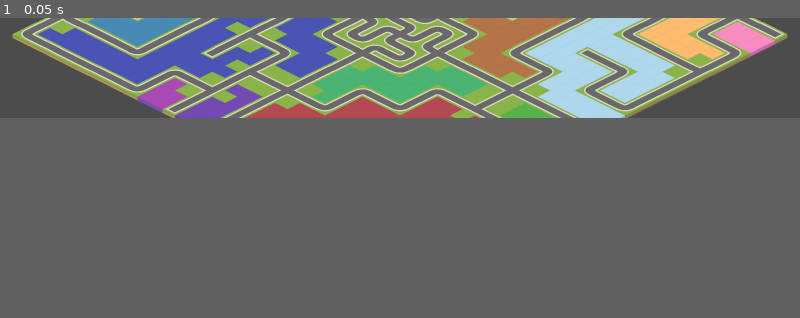
Above: before the commit, frame 1.
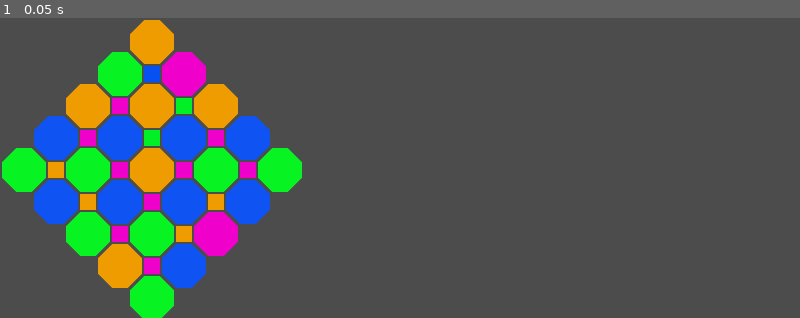
Above: after the commit, the same moment.

Repository: Pe3Hu/hapori
Game: Godot game, scene res://main/main.tscn
The game is run twice, just before and just after one commit, with the same random seed, the same clock (stepped at 60 frames per second) and the same inputs.
Inputs:
- Up to frame 1 (0.05 s): no input
The window is 800x100 before the commit and 800x300 after it. Grey fills any space a smaller window leaves; there, only what the larger window draws over its background counts as a difference.

The runs differ from the first frame. In frame 1, 42% of the frame differs, in the area x 0-99%, y 0-100%.

Commit message:
version 0.13
1. reactor added
2. Four color theorem added to reactor map

Diff:
--- a/main/global.gd
+++ b/main/global.gd
@@ -27,6 +27,7 @@
 	primary_key.coast = 0
 	primary_key.cluster = 0
 	primary_key.booty = 0
+	primary_key.sector = 0
 
 func init_booty():
 	booty_list = {}
--- a/main/main.gd
+++ b/main/main.gd
@@ -136,7 +136,7 @@
 	init_alternatives()
 	init_recipes()
 	init_souls()
-	ready = true
+	#ready = true
 
 func _process(delta):
 	if ready:
--- a/main/main.tscn
+++ b/main/main.tscn
@@ -1,7 +1,7 @@
 [gd_scene load_steps=3 format=2]
 
 [ext_resource path="res://main/main.gd" type="Script" id=1]
-[ext_resource path="res://maze/maze_isometric.tscn" type="PackedScene" id=2]
+[ext_resource path="res://reactor/reactor.tscn" type="PackedScene" id=3]
 
 [node name="main" type="Control"]
 anchor_right = 1.0
@@ -11,4 +11,4 @@
 "_edit_use_anchors_": false
 }
 
-[node name="maze" parent="." instance=ExtResource( 2 )]
+[node name="reactor" parent="." instance=ExtResource( 3 )]
--- a/maze/init_maze.gd
+++ b/maze/init_maze.gd
@@ -42,21 +42,19 @@
 var clusters = []
 
 var a = 31
-var tile_size = 64  # tile size (in pixels)
 var width = a  # width of map (in tiles)
 var height = a # height of map (in tiles)
 var zoom = 2
-var half
+var center
 
 # get a reference to the map for convenience
-onready var map = $tileMap
+onready var map = $map
 
 func _ready():
-	$camera2D.zoom = Vector2(zoom, zoom)
-	$camera2D.position = map.map_to_world(Vector2(width/2*1.25, height/2*1.35))
-
-	half = ceil(height / 2)
-	tile_size = map.cell_size
+	$camera.zoom = Vector2(zoom, zoom)
+	$camera.position = map.map_to_world(Vector2(width/2*1.25, height/2*1.35))
+
+	center = ceil(height / 2)
 
 	init_maze()
 	init_cells()
@@ -406,24 +404,24 @@
 		Global.primary_key.cluster += 1
 
 func build_center(unvisited):
-	map.set_cellv(Vector2(half, half), 0)
+	map.set_cellv(Vector2(center, center), 0)
 	var ways_ = [E,S,W,N]
 
 	for _i in ways_.size():
-		var grid = Vector2(half, half)
+		var grid = Vector2(center, center)
 		var neighbor = neighbors[_i]
 		grid = grid + neighbor
 		map.set_cellv(grid, 15-ways_[(_i+1)%ways_.size()])
 		connect_cells(grid, neighbor)
 
-		for _j in half-2:
+		for _j in center-2:
 			grid = grid + neighbor
 			connect_cells(grid, neighbor)
 
 			if _j == step*2+1:
 				unvisited.append(grid)
 
-		grid =  Vector2(half, half) + neighbor *2
+		grid =  Vector2(center, center) + neighbor *2
 		connect_cells(grid, neighbors[(_i+3)%ways_.size()])
 		grid = grid + neighbors[(_i+3)%ways_.size()]
 		connect_cells(grid, neighbors[(_i+3)%ways_.size()])
@@ -435,13 +433,13 @@
 		connect_cells(grid, neighbors[(_i+1)%ways_.size()])
 
 		for _j in 2:
-			grid = Vector2(half, half) + neighbor * 3
+			grid = Vector2(center, center) + neighbor * 3
 
 			for _l in 3:
 				connect_cells(grid, neighbors[(_i+1+_j*2)%ways_.size()])
 				grid = grid + neighbors[(_i+1+_j*2)%ways_.size()]
 
-		grid = Vector2(half, half)
+		grid = Vector2(center, center)
 		neighbor = neighbors[_i]
 		grid = grid + neighbor
 		remove_way(grid, ways_[(_i+3)%ways_.size()])
@@ -561,12 +559,12 @@
 
 func check_center(x_,y_):
 	var size = step
-	var x = ( x_ <= half + size && x_ >= half - size )
-	var y = ( y_ <= half + size && y_ >= half - size )
+	var x = ( x_ <= center + size && x_ >= center - size )
+	var y = ( y_ <= center + size && y_ >= center - size )
 	return x&&y
 
-func check_borders(cell_):
-	return cell_.x < 0 || cell_.x >= width || cell_.y < 0 || cell_.y >= height
+func check_borders(grid):
+	return grid.x < 0 || grid.x >= width || grid.y < 0 || grid.y >= height
 
 func check_neighbors(grid, unvisited):
 	# returns an array of cell's unvisited neighbors
--- a/maze/maze_isometric.tscn
+++ b/maze/maze_isometric.tscn
@@ -4,10 +4,10 @@
 [ext_resource path="res://maze/iso_tiles.tres" type="TileSet" id=2]
 [ext_resource path="res://maze/tile_map.gd" type="Script" id=3]
 
-[node name="mazeIsometric" type="Node2D"]
+[node name="maze" type="Node2D"]
 script = ExtResource( 1 )
 
-[node name="tileMap" type="TileMap" parent="."]
+[node name="map" type="TileMap" parent="."]
 mode = 1
 tile_set = ExtResource( 2 )
 cell_size = Vector2( 100, 50 )
@@ -15,7 +15,7 @@
 format = 1
 script = ExtResource( 3 )
 
-[node name="camera2D" type="Camera2D" parent="."]
+[node name="camera" type="Camera2D" parent="."]
 current = true
 drag_margin_h_enabled = true
 drag_margin_v_enabled = true
--- a/project.godot
+++ b/project.godot
@@ -21,11 +21,11 @@
 Bourse="*res://main/bourse.gd"
 Maze="*res://main/maze.gd"
 Loot="*res://main/loot.gd"
+Reactor="*res://reactor/reactor.gd"
 
 [display]
 
 window/size/width=1600
-window/size/height=200
 
 [network]
 
--- /dev/null
+++ b/reactor/init_reactor.gd
@@ -0,0 +1,191 @@
+extends Node2D
+
+onready var map = $map
+var a :int = 9
+var width  = a  # width of map (in tiles)
+var height = a # height of map (in tiles)
+var center
+var around_center = 0
+
+var square_neighbors = [
+	Vector2(0, -1),
+	Vector2(1, 0),
+	Vector2(0, 1),
+	Vector2(-1, 0)
+	]
+var octagon_neighbors = [
+	Vector2(0, -1),
+	Vector2(1, -1),
+	Vector2(1, 0),
+	Vector2(1, 1),
+	Vector2(0, 1),
+	Vector2(-1, 1),
+	Vector2(-1, 0),
+	Vector2(-1, -1)
+	]
+var sectors = []
+var colors = [0,1,2,3]
+
+func _ready():
+	center = ceil(height / 2)
+
+	init_sectors()
+
+func init_sectors():
+	for x in width:
+		sectors.append([])
+
+		for y in height:
+			var sector = Reactor.Sector.new()
+			sector.index = Global.primary_key.sector
+			sector.parity = (x+y)%2
+			sector.grid = Vector2(x, y)
+			sector.edges = (sector.parity +1)*4
+
+			if sector.parity == 1:
+				sector.neighbors.append_array(square_neighbors)
+			else:
+				sector.neighbors.append_array(octagon_neighbors)
+
+			sectors[x].append(sector)
+
+			Global.primary_key.sector += 1
+
+	for sectors_ in sectors:
+		for sector_ in sectors_:
+			for neighbor_ in sector_.neighbors:
+				var neighbor  = neighbor_ + sector_.grid
+
+				if !check_borders(neighbor):
+					var index_s = convert_grid(neighbor)
+					sector_.all_neighbors.append(index_s)
+
+					if square_neighbors.has(neighbor_):
+						sector_.ring_neighbors.append(index_s)
+
+	sectors_around_center()
+#	var grid = convert_index(13)#13,43,37,67
+#	map.set_cellv(Vector2(grid.x, grid.y), 1)
+
+	paint_sectors()
+
+	for sectors_ in sectors:
+		for sector_ in sectors_:
+			if sector_.visibility&& sector_.color != -1:
+				var tile = sector_.parity*4+sector_.color
+				map.set_cellv(Vector2(sector_.grid.x, sector_.grid.y), tile)
+
+func sectors_around_center():
+	sectors[center][center].ring = 0
+
+	var visited = [sectors[center][center].index]
+
+	for ring_ in range(1,center+1,1):
+		var new_ring = []
+
+		for sectors_ in sectors:
+			for sector_ in sectors_:
+				for neighbor_ in sector_.ring_neighbors:
+
+					if visited.has(neighbor_) && sector_.ring == -1:
+						sector_.ring = ring_
+						new_ring.append(sector_.index)
+						around_center += 1
+
+		visited.append_array(new_ring)
+
+	for sectors_ in sectors:
+		for sector_ in sectors_:
+			if sector_.ring != -1:
+				for neighbor_ in sector_.all_neighbors:
+					var grid = convert_index(neighbor_)
+
+					if sectors[grid.x][grid.y].ring != -1:
+						sector_.center_neighbors.append(neighbor_)
+
+				sector_.visibility = true
+
+func paint_sectors():
+	Global.rng.randomize()
+	var index_r = Global.rng.randi_range(0, colors.size()-1)
+	sectors[center][center].color = colors[index_r]
+
+	var subring = 0
+	var counter = 0
+	var unpainted = []
+
+	while counter < around_center:
+		counter += 1
+		var grid
+
+		if unpainted.size() == 0:
+			subring += 1
+			var options = []
+			var min_ring = center
+
+			for sectors_ in sectors:
+				for sector_ in sectors_:
+					if sector_.color == -1:
+						var painted_neighbors = 0
+
+						for neighbor_ in sector_.all_neighbors:
+							grid = convert_index(neighbor_)
+
+							if sectors[grid.x][grid.y].color != -1:
+								painted_neighbors += 1
+
+						if painted_neighbors > 1 || ( subring == 1 && sector_.ring == 1 ):
+							options.append(sector_)
+							if sector_.ring < min_ring && sector_.ring > 0:
+								min_ring = sector_.ring
+
+			for option in options:
+				if option.ring == min_ring:
+					unpainted.append(option.index)
+			print(min_ring,"??",options.size(),">",unpainted.size())
+
+		Global.rng.randomize()
+		index_r = Global.rng.randi_range(0, unpainted.size()-1)
+		grid = convert_index(unpainted[index_r])
+		unpainted.remove(index_r)
+		var sector_ = sectors[grid.x][grid.y]
+		var free_colors = []
+		free_colors.append_array(colors)
+
+		for neighbor_ in sector_.center_neighbors:
+			grid = convert_index(neighbor_)
+			var index_f = free_colors.find(sectors[grid.x][grid.y].color)
+			#print(neighbor_," @ ",sectors[grid.x][grid.y].color)
+			if index_f != -1:
+				free_colors.remove(index_f)
+
+		print(counter,free_colors)
+		if free_colors.size() > 0:
+			Global.rng.randomize()
+			index_r = Global.rng.randi_range(0, free_colors.size()-1)
+			sector_.color = free_colors[index_r]
+			print(sector_.index," FILL ",free_colors[index_r] )
+			print(unpainted)
+		else:
+			print("color error")
+
+#	for sectors_ in sectors:
+#		for sector_ in sectors_:
+#			if sector_.color != -1:
+#				for neighbor_ in sector_.center_neighbors:
+#					var grid = convert_index(neighbor_)
+#
+#					if sectors[grid.x][grid.y].color == -1:
+#						sector_.center_neighbors.append(neighbor_)
+
+
+func check_borders(grid):
+	return grid.x < 0 || grid.x >= width || grid.y < 0 || grid.y >= height
+
+func convert_grid(grid):
+	return int(grid.x * width + grid.y)
+
+func convert_index(index):
+	var x = ceil(index/width)
+	var y = index%width
+	return Vector2(x,y)
--- /dev/null
+++ b/reactor/reactor.gd
@@ -0,0 +1,16 @@
+extends Node2D
+
+
+class Sector:
+	var index
+	var grid
+	var edges
+	var color = -1
+	var tile
+	var parity
+	var neighbors = []
+	var all_neighbors = []
+	var center_neighbors = []
+	var ring_neighbors = []
+	var visibility = false
+	var ring = -1
--- /dev/null
+++ b/reactor/reactor.tscn
@@ -0,0 +1,15 @@
+[gd_scene load_steps=3 format=2]
+
+[ext_resource path="res://reactor/init_reactor.gd" type="Script" id=1]
+[ext_resource path="res://reactor/reactor_tiles.tres" type="TileSet" id=2]
+
+[node name="reactor" type="Node2D"]
+script = ExtResource( 1 )
+
+[node name="map" type="TileMap" parent="."]
+position = Vector2( 16, 16 )
+tile_set = ExtResource( 2 )
+centered_textures = true
+format = 1
+
+[node name="camera" type="Camera2D" parent="."]
--- /dev/null
+++ b/reactor/reactor_tiles.tres
@@ -0,0 +1,124 @@
+[gd_resource type="TileSet" load_steps=9 format=2]
+
+[ext_resource path="res://assets/reactor/5_square_1.png" type="Texture" id=1]
+[ext_resource path="res://assets/reactor/2_octagon_2.png" type="Texture" id=2]
+[ext_resource path="res://assets/reactor/6_square_2.png" type="Texture" id=3]
+[ext_resource path="res://assets/reactor/0_octagon_0.png" type="Texture" id=4]
+[ext_resource path="res://assets/reactor/3_octagon_3.png" type="Texture" id=5]
+[ext_resource path="res://assets/reactor/4_square_0.png" type="Texture" id=6]
+[ext_resource path="res://assets/reactor/1_octagon_1.png" type="Texture" id=7]
+[ext_resource path="res://assets/reactor/7_square_3.png" type="Texture" id=8]
+
+[resource]
+0/name = "0Octagon0"
+0/texture = ExtResource( 4 )
+0/tex_offset = Vector2( 0, 0 )
+0/modulate = Color( 1, 1, 1, 1 )
+0/region = Rect2( 0, 0, 96, 96 )
+0/tile_mode = 0
+0/occluder_offset = Vector2( 48, 48 )
+0/navigation_offset = Vector2( 48, 48 )
+0/shape_offset = Vector2( 0, 0 )
+0/shape_transform = Transform2D( 1, 0, 0, 1, 0, 0 )
+0/shape_one_way = false
+0/shape_one_way_margin = 0.0
+0/shapes = [  ]
+0/z_index = 0
+1/name = "1Octagon1"
+1/texture = ExtResource( 7 )
+1/tex_offset = Vector2( 0, 0 )
+1/modulate = Color( 1, 1, 1, 1 )
+1/region = Rect2( 0, 0, 96, 96 )
+1/tile_mode = 0
+1/occluder_offset = Vector2( 48, 48 )
+1/navigation_offset = Vector2( 48, 48 )
+1/shape_offset = Vector2( 0, 0 )
+1/shape_transform = Transform2D( 1, 0, 0, 1, 0, 0 )
+1/shape_one_way = false
+1/shape_one_way_margin = 0.0
+1/shapes = [  ]
+1/z_index = 0
+2/name = "2Octagon2"
+2/texture = ExtResource( 2 )
+2/tex_offset = Vector2( 0, 0 )
+2/modulate = Color( 1, 1, 1, 1 )
+2/region = Rect2( 0, 0, 96, 96 )
+2/tile_mode = 0
+2/occluder_offset = Vector2( 48, 48 )
+2/navigation_offset = Vector2( 48, 48 )
+2/shape_offset = Vector2( 0, 0 )
+2/shape_transform = Transform2D( 1, 0, 0, 1, 0, 0 )
+2/shape_one_way = false
+2/shape_one_way_margin = 0.0
+2/shapes = [  ]
+2/z_index = 0
+3/name = "3Octagon3"
+3/texture = ExtResource( 5 )
+3/tex_offset = Vector2( 0, 0 )
+3/modulate = Color( 1, 1, 1, 1 )
+3/region = Rect2( 0, 0, 96, 96 )
+3/tile_mode = 0
+3/occluder_offset = Vector2( 48, 48 )
+3/navigation_offset = Vector2( 48, 48 )
+3/shape_offset = Vector2( 0, 0 )
+3/shape_transform = Transform2D( 1, 0, 0, 1, 0, 0 )
+3/shape_one_way = false
+3/shape_one_way_margin = 0.0
+3/shapes = [  ]
+3/z_index = 0
+4/name = "4Square0"
+4/texture = ExtResource( 6 )
+4/tex_offset = Vector2( 0, 0 )
+4/modulate = Color( 1, 1, 1, 1 )
+4/region = Rect2( 0, 0, 32, 32 )
+4/tile_mode = 0
+4/occluder_offset = Vector2( 16, 16 )
+4/navigation_offset = Vector2( 16, 16 )
+4/shape_offset = Vector2( 0, 0 )
+4/shape_transform = Transform2D( 1, 0, 0, 1, 0, 0 )
+4/shape_one_way = false
+4/shape_one_way_margin = 0.0
+4/shapes = [  ]
+4/z_index = 0
+5/name = "5Square1"
+5/texture = ExtResource( 1 )
+5/tex_offset = Vector2( 0, 0 )
+5/modulate = Color( 1, 1, 1, 1 )
+5/region = Rect2( 0, 0, 32, 32 )
+5/tile_mode = 0
+5/occluder_offset = Vector2( 16, 16 )
+5/navigation_offset = Vector2( 16, 16 )
+5/shape_offset = Vector2( 0, 0 )
+5/shape_transform = Transform2D( 1, 0, 0, 1, 0, 0 )
+5/shape_one_way = false
+5/shape_one_way_margin = 0.0
+5/shapes = [  ]
+5/z_index = 0
+6/name = "6Square2"
+6/texture = ExtResource( 3 )
+6/tex_offset = Vector2( 0, 0 )
+6/modulate = Color( 1, 1, 1, 1 )
+6/region = Rect2( 0, 0, 32, 32 )
+6/tile_mode = 0
+6/occluder_offset = Vector2( 16, 16 )
+6/navigation_offset = Vector2( 16, 16 )
+6/shape_offset = Vector2( 0, 0 )
+6/shape_transform = Transform2D( 1, 0, 0, 1, 0, 0 )
+6/shape_one_way = false
+6/shape_one_way_margin = 0.0
+6/shapes = [  ]
+6/z_index = 0
+7/name = "7Square3"
+7/texture = ExtResource( 8 )
+7/tex_offset = Vector2( 0, 0 )
+7/modulate = Color( 1, 1, 1, 1 )
+7/region = Rect2( 0, 0, 32, 32 )
+7/tile_mode = 0
+7/occluder_offset = Vector2( 16, 16 )
+7/navigation_offset = Vector2( 16, 16 )
+7/shape_offset = Vector2( 0, 0 )
+7/shape_transform = Transform2D( 1, 0, 0, 1, 0, 0 )
+7/shape_one_way = false
+7/shape_one_way_margin = 0.0
+7/shapes = [  ]
+7/z_index = 0
Binary file added: assets/reactor/0_octagon_0.png
Not shown, added: assets/reactor/0_octagon_0.png.import
Binary file added: assets/reactor/1_octagon_1.png
Not shown, added: assets/reactor/1_octagon_1.png.import
Binary file added: assets/reactor/2_octagon_2.png
Not shown, added: assets/reactor/2_octagon_2.png.import
Binary file added: assets/reactor/3_octagon_3.png
Not shown, added: assets/reactor/3_octagon_3.png.import
Binary file added: assets/reactor/4_square_0.png
Not shown, added: assets/reactor/4_square_0.png.import
Binary file added: assets/reactor/5_square_1.png
Not shown, added: assets/reactor/5_square_1.png.import
(and 4 more such lines)
